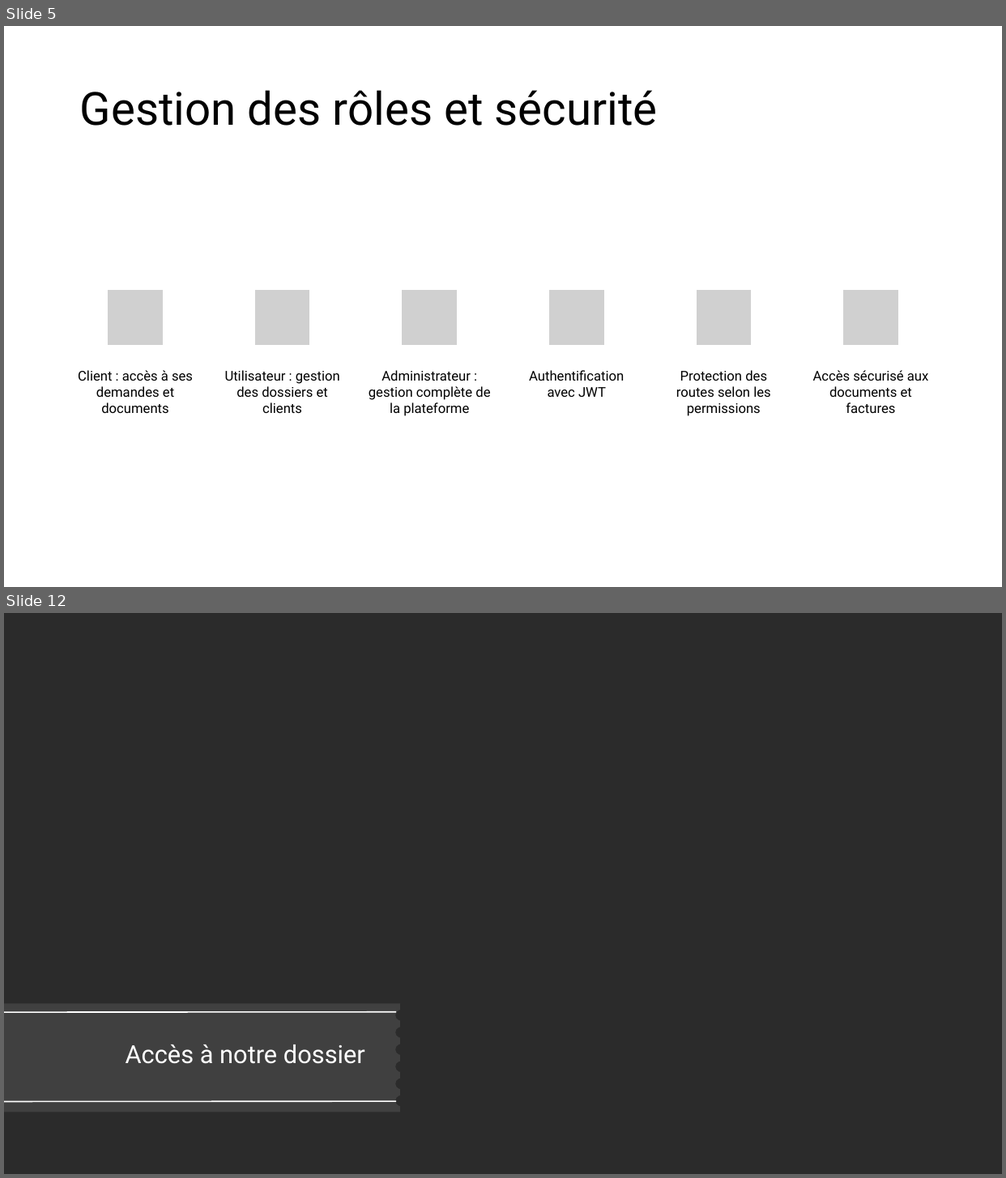
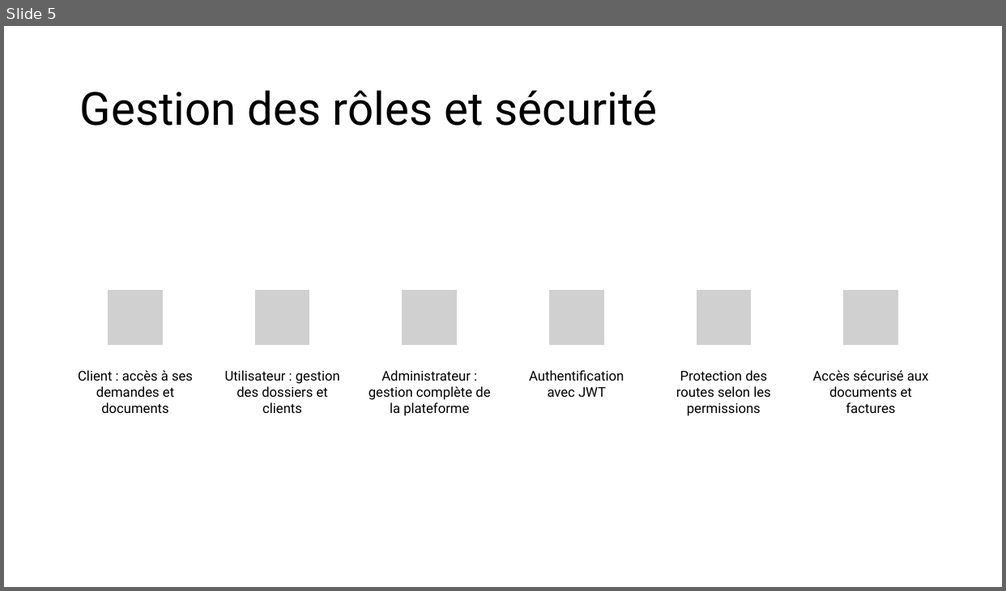
Before and after one commit to xpelletier07/Projet_Site_Immigration, a slide deck: Mandats/Mandat_3/Présentation.pptx. Shown one above the other, each under a label of ours: slides 5 and 12 before the commit, slide 5 after it; the slides between them are not shown. The pictures are 1006x1178 and 1006x591 pixels, drawn with LibreOffice and Linux fonts; fonts in the diff are those of the drawing; grey boxes stand for pictures; background and template pictures are left out; a plain dark background stands for a picture behind light text. Boxes give left, top, right and bottom in pixels: in the first picture for what was removed or moved away, otherwise in the second. Text is boxed around its words. In the diff, an @@ line names an element or a change of style, - is before the commit and + after.

```diff
--- a/Mandats/Mandat_3/Présentation.pptx
+++ b/Mandats/Mandat_3/Présentation.pptx
@@ slide 12 removed at box(4, 613, 1002, 1174), background picture (left out) @@
@@ freeform shape removed at box(4, 1003, 400, 1112) @@
@@ line removed from (4, 1013) to (396, 1012) @@
@@ title removed at box(126, 1045, 365, 1064) @@
-Accès à notre dossier
@@ line removed from (4, 1102) to (396, 1102) @@
```
Also in this commit, not shown: 15 slides changed, 16 other slides removed.
